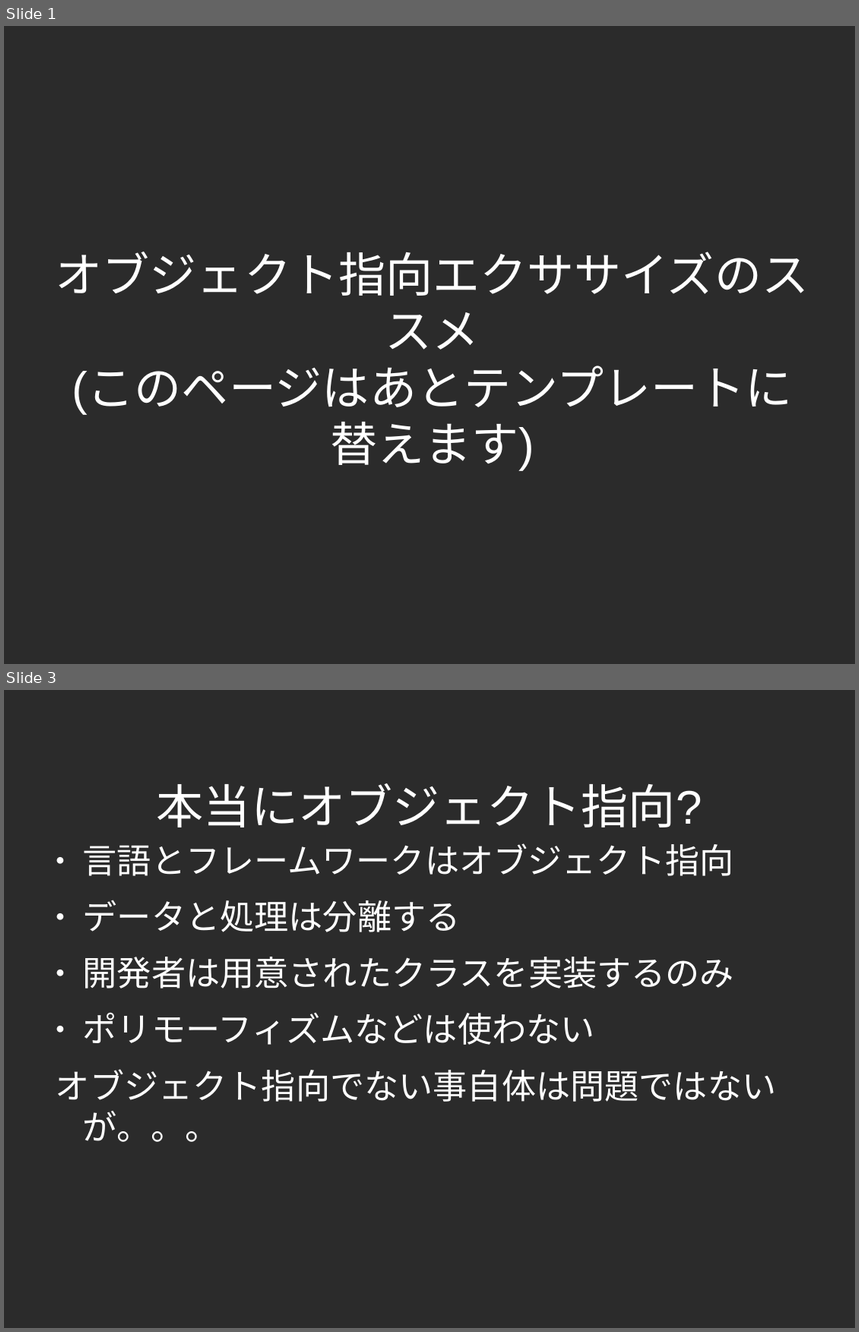
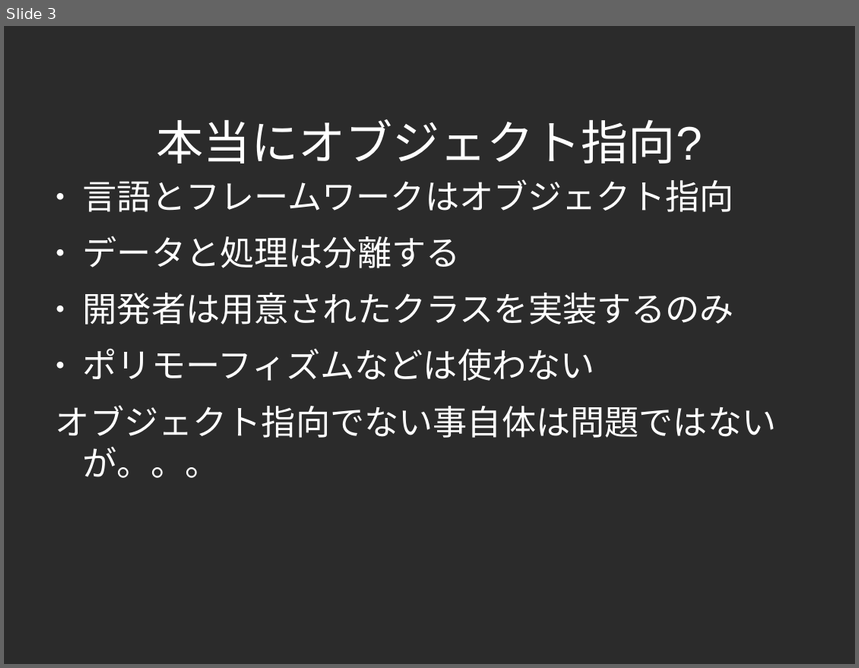
Before and after one commit to yojik/yojik-lib, a slide deck: 2009devsumi/oo_exercise/doc/devsum.odp. Shown one above the other, each under a label of ours: slides 1 and 3 before the commit, slide 3 after it; the slides between them are not shown. The pictures are 859x1332 and 859x668 pixels, drawn with LibreOffice and Linux fonts; fonts in the diff are those of the drawing; background and template pictures are left out; a plain dark background stands for a picture behind light text. Boxes give left, top, right and bottom in pixels: in the first picture for what was removed or moved away, otherwise in the second. Text is boxed around its words. In the diff, an @@ line names an element or a change of style, - is before the commit and + after.

```diff
--- a/2009devsumi/oo_exercise/doc/devsum.odp
+++ b/2009devsumi/oo_exercise/doc/devsum.odp
@@ slide 1 removed at box(4, 26, 855, 664), background picture (left out) @@
@@ title removed at box(56, 252, 809, 471) @@
-オブジェクト指向エクササイズのススメ
-(このページはあとテンプレートに替えます)
```
Also in this commit, not shown: 9 slides changed, 8 slides added, 3 other slides removed.
